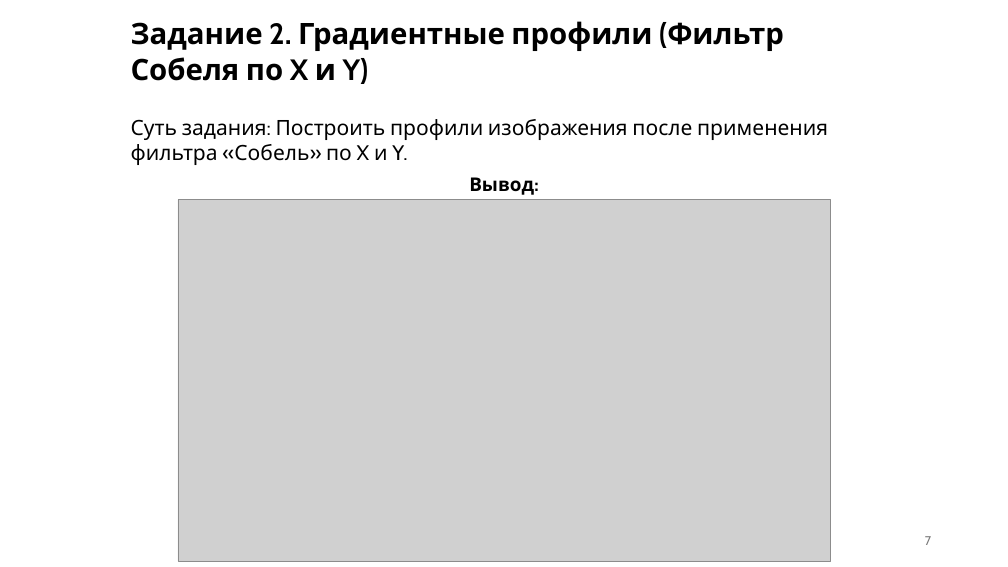
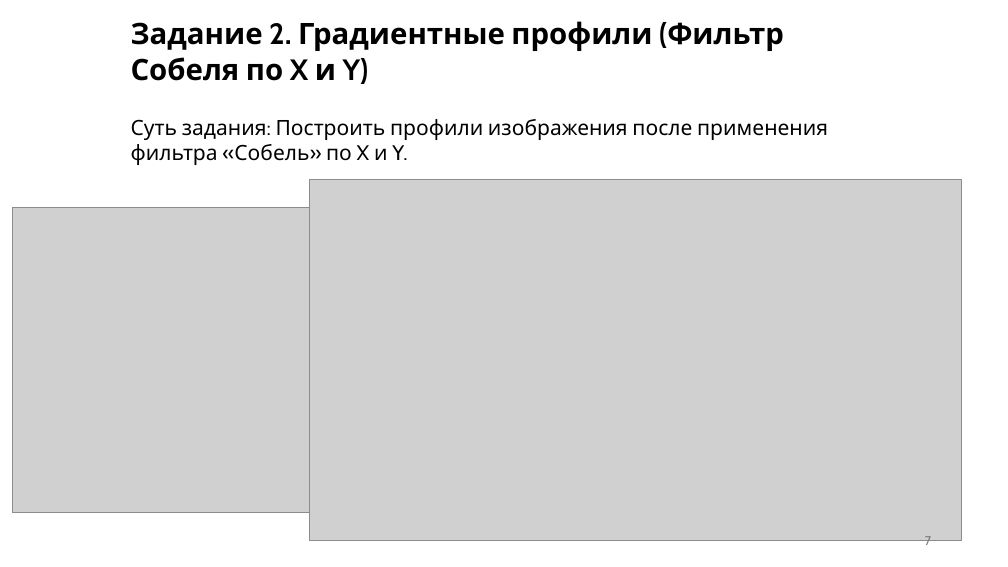
Before and after one commit to quistxnd/cv, a slide deck: slide 7 of lab2/lab2.pptx. Drawn at 1008x567 pixels with LibreOffice and Linux fonts; fonts in the diff are those of the drawing; grey boxes stand for pictures. Boxes give left, top, right and bottom in pixels: in the first picture for what was removed or moved away, otherwise in the second. Text is boxed around its words. In the diff, an @@ line names an element or a change of style, - is before the commit and + after.

```diff
--- a/lab2/lab2.pptx
+++ b/lab2/lab2.pptx
@@ picture: place and size @@
-picture at [178,200,830,561]
+picture at [309,179,962,541]
@@ text removed at [469,177,534,195] @@
-Вывод:
@@ picture added at [12,208,309,513] @@
```
Also in this commit, not shown: 6 other slides changed, 1 slide added, 1 other file.
